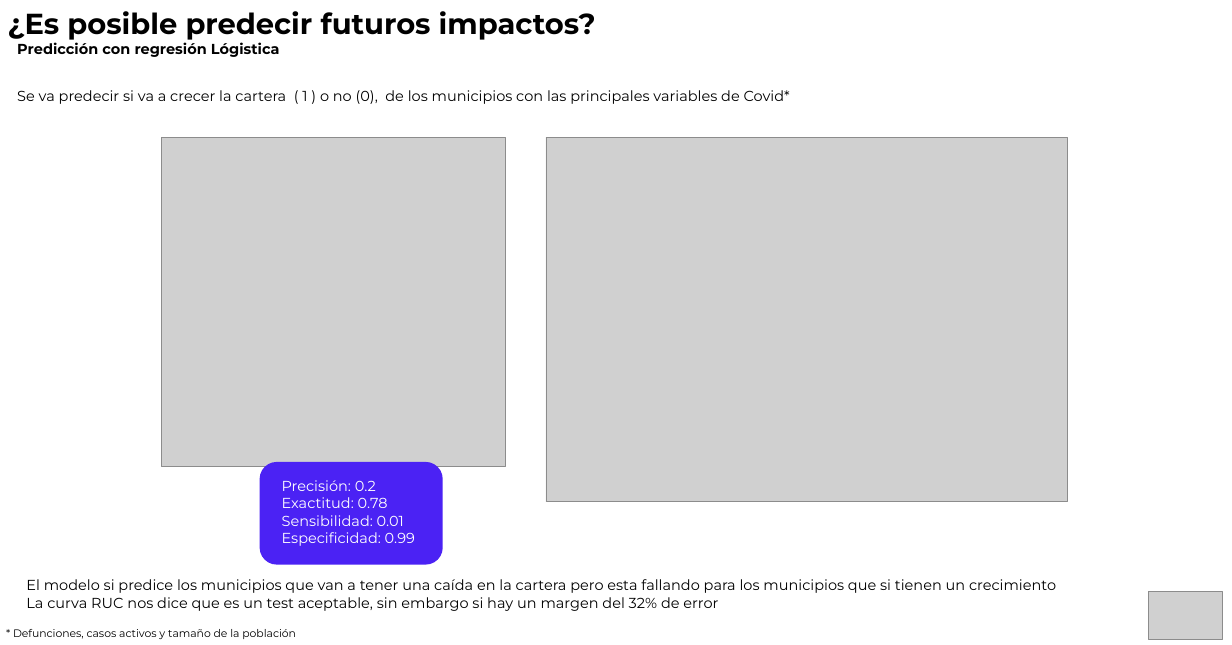
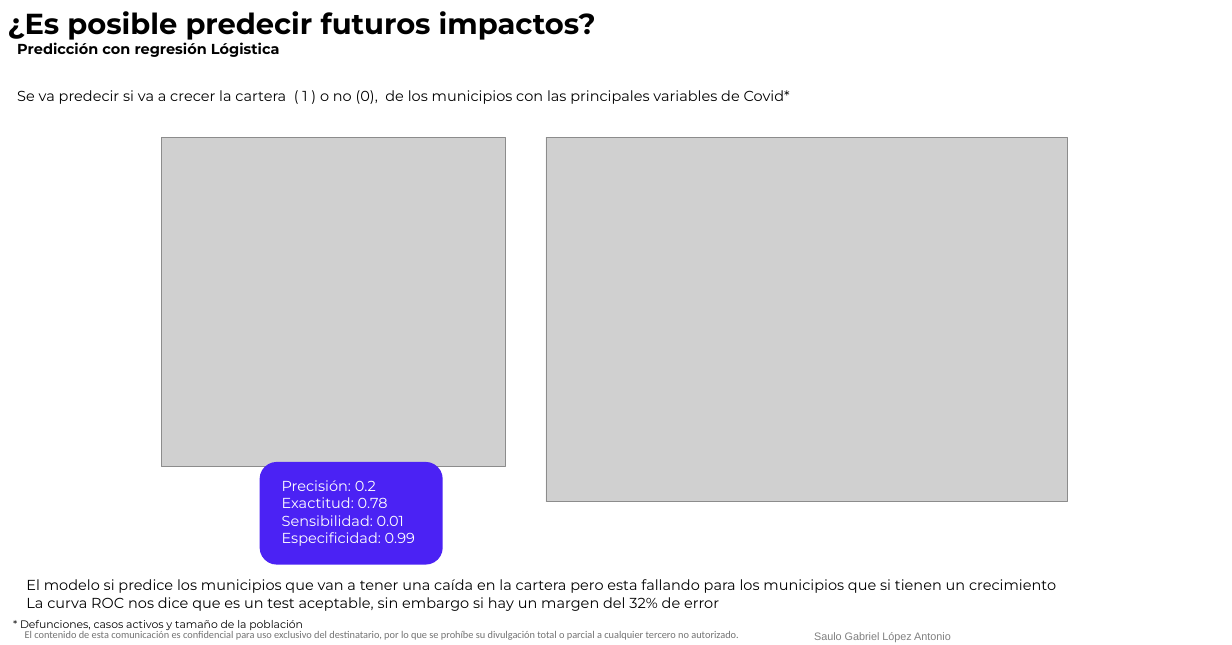
Before and after one commit to saulopez27/Impacto_banca_mexicana_covid, a slide deck: slide 9 of Impacto Banca mexicana por Covid.pptx. Drawn at 1232x645 pixels with LibreOffice and Linux fonts; fonts in the diff are those of the drawing; grey boxes stand for pictures; background and template pictures are left out. Boxes give left, top, right and bottom in pixels: in the first picture for what was removed or moved away, otherwise in the second. Text is boxed around its words. In the diff, an @@ line names an element or a change of style, - is before the commit and + after.

```diff
--- a/Impacto Banca mexicana por Covid.pptx
+++ b/Impacto Banca mexicana por Covid.pptx
@@ text at [26,597,719,611]: text changed @@
-La curva RUC nos dice que es un test aceptable, sin embargo si hay un margen del 32% de error
+La curva ROC nos dice que es un test aceptable, sin embargo si hay un margen del 32% de error
@@ picture removed at [1149,591,1222,640] @@
@@ text "* Defunciones, casos activos y ...": place and size @@
-text "* Defunciones, casos activos y ..." at [13,629,296,639]
+text "* Defunciones, casos activos y ..." at [20,620,303,632]
@@ text added at [25,631,738,640], 10 pt, text #737373 @@
+El contenido de esta comunicación es confidencial para uso exclusivo del destinatario, por lo que se prohíbe su divulgación total o parcial a cualquier tercero no autorizado.
@@ text added at [814,632,951,642], 10.5 pt, text #808080 @@
+Saulo Gabriel López Antonio
```
Also in this commit, not shown: 16 other slides changed.
